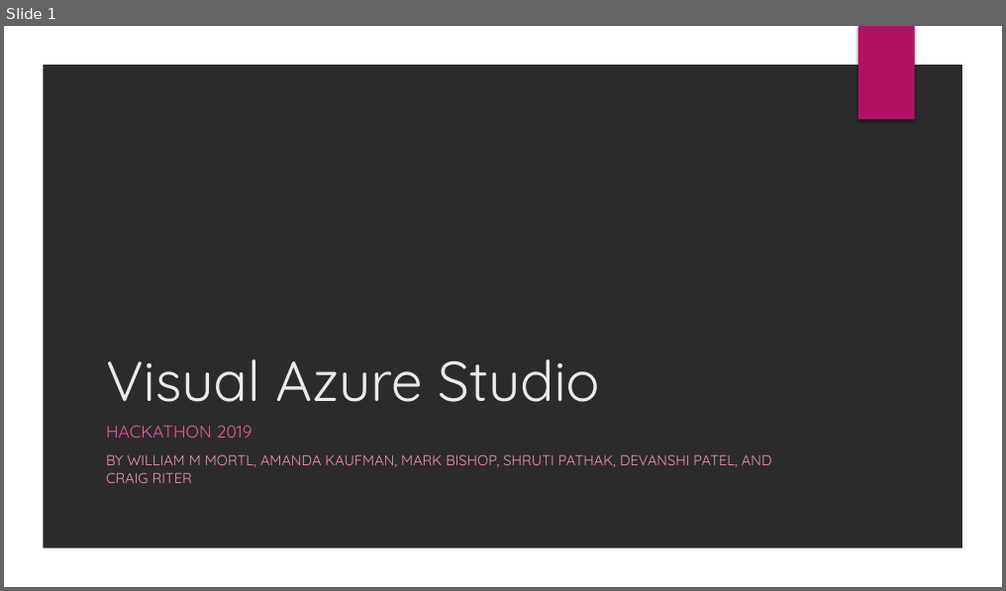
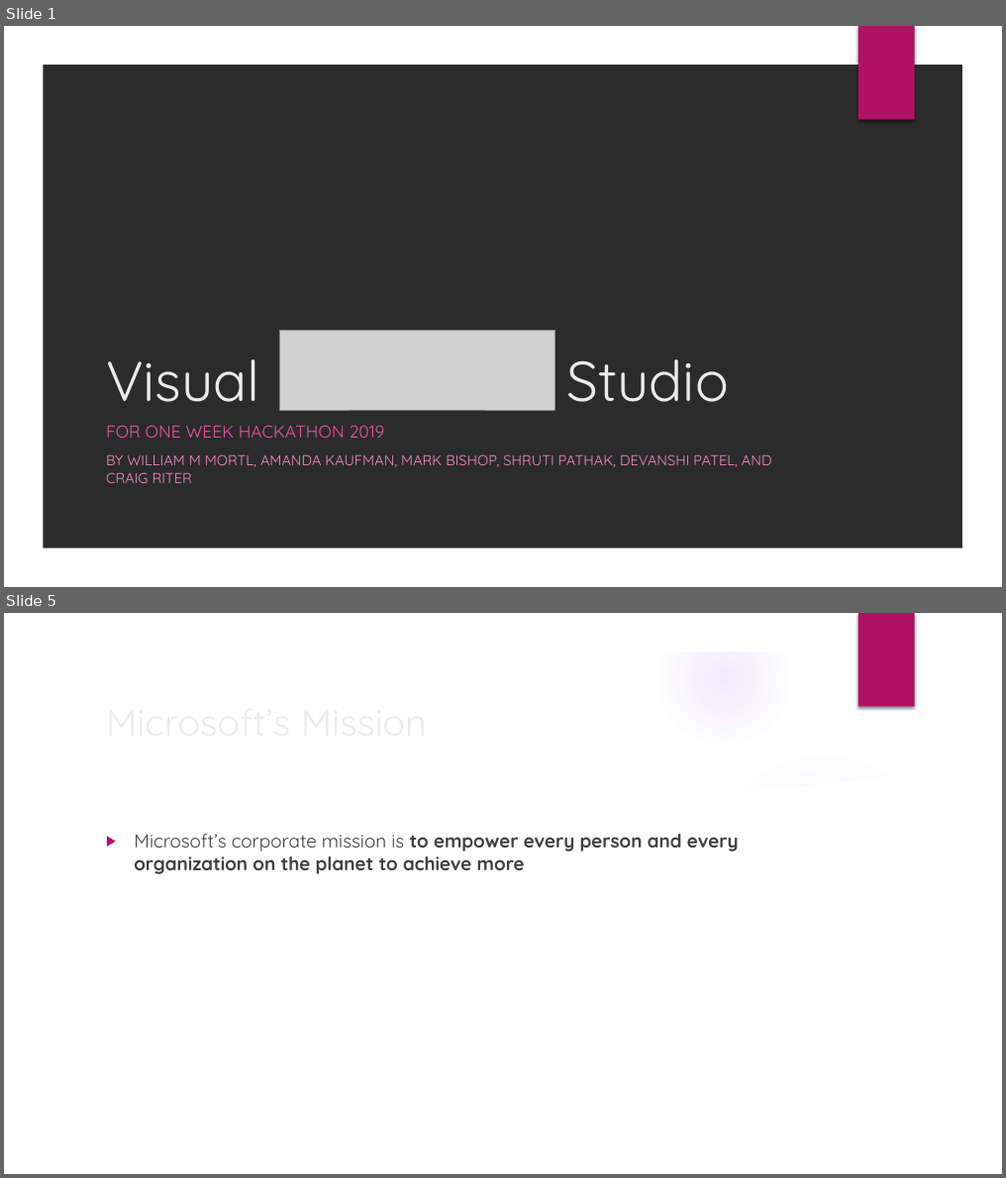
Before and after one commit to WilliamMortlMicrosoft/VisualAzureStudio, a slide deck: doc/VisualAzureStudio.pptx. Shown one above the other, each under a label of ours: slide 1 before the commit, slides 1 and 5 after it; the slides between them are not shown. The pictures are 1006x591 and 1006x1178 pixels, drawn with LibreOffice and Linux fonts; fonts in the diff are those of the drawing; grey boxes stand for pictures; background and template pictures are left out; a plain dark background stands for a picture behind light text. Boxes give left, top, right and bottom in pixels: in the first picture for what was removed or moved away, otherwise in the second. Text is boxed around its words. In the diff, an @@ line names an element or a change of style, - is before the commit and + after.

```diff
--- a/doc/VisualAzureStudio.pptx
+++ b/doc/VisualAzureStudio.pptx
@@ slide 5 added at (4,613,1002,1174), background picture (left out); not listed: 2 template elements that a slide beside it also shows @@
@@ group added at (4,614,971,1174): 5 ellipses, 2 freeform shapes @@
@@ title added at (134,834,386,848), 36 pt, text #EBEBEB @@
+Microsoft’s Mission
@@ text added at (134,834,739,874), 18 pt, text #404040, bold @@
+▶ Microsoft’s corporate mission is to empower every person and every organization on the planet to achieve more
@@ slide 1 changed as well @@
@@ picture added at (279,331,555,411) @@
@@ title at (106,360,728,402): text changed @@
-Visual Azure Studio
+Visual Studio
@@ subtitle at (106,425,385,438): text changed @@
-HACKATHON 2019
+FOR ONE WEEK HACKATHON 2019
```
Also in this commit, not shown: 9 other slides added, 1 other file.
